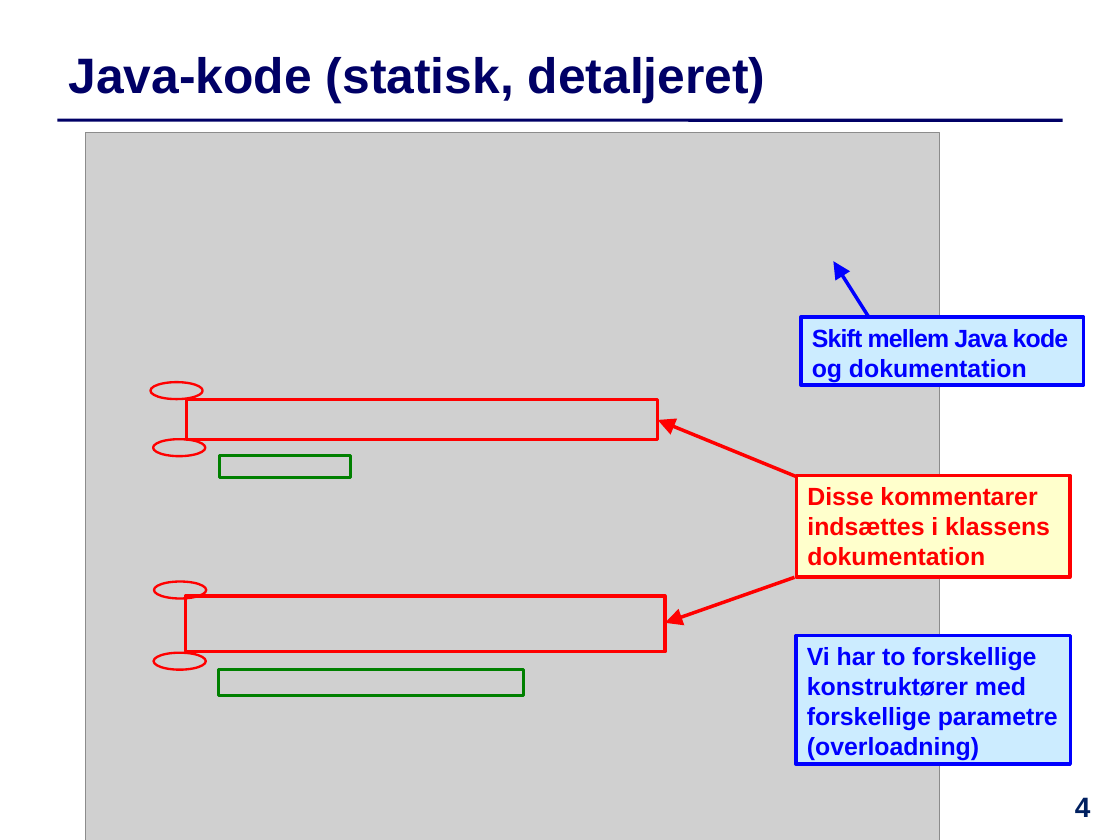
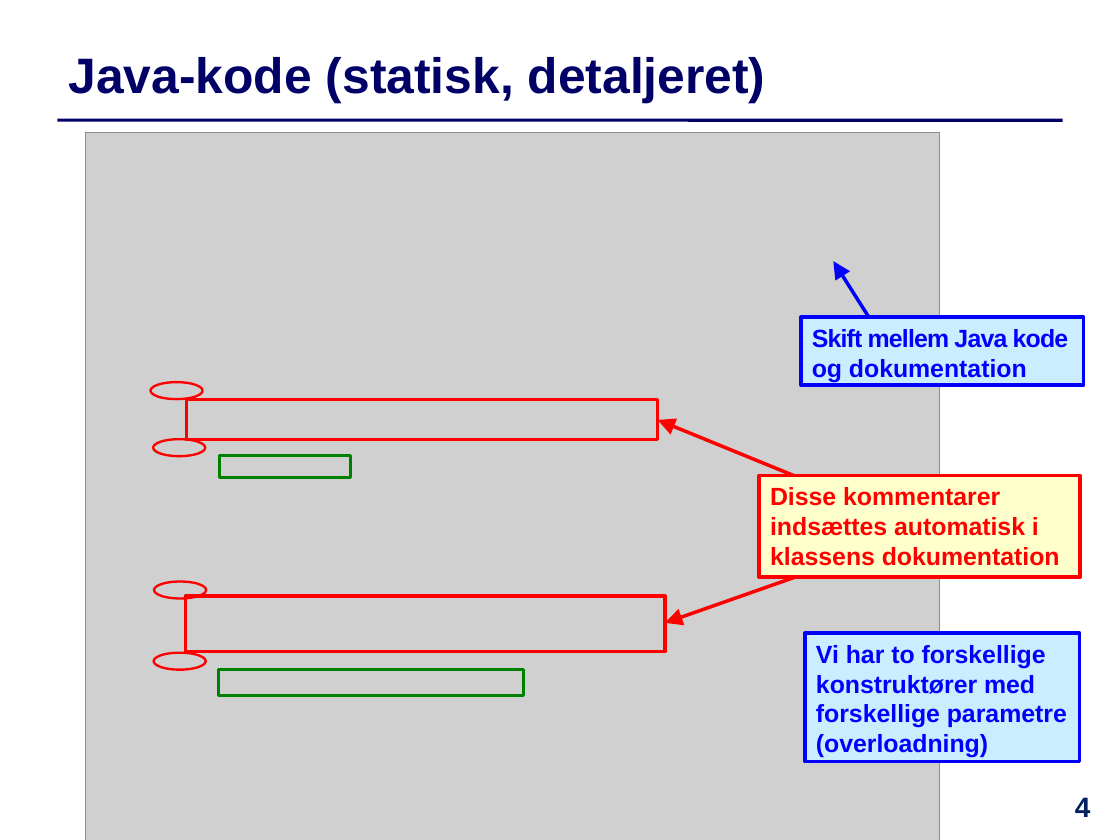
Before and after one commit to IntProgAU/Materiale, a slide deck: slide 4 of web/e21/uge_2b/Slides-Uge2-Torsdag.pptx. Drawn at 1120x840 pixels with LibreOffice and Linux fonts; fonts in the diff are those of the drawing; grey boxes stand for pictures. Boxes give left, top, right and bottom in pixels: in the first picture for what was removed or moved away, otherwise in the second. Text is boxed around its words. In the diff, an @@ line names an element or a change of style, - is before the commit and + after.

```diff
--- a/web/e21/uge_2b/Slides-Uge2-Torsdag.pptx
+++ b/web/e21/uge_2b/Slides-Uge2-Torsdag.pptx
@@ rectangle "Disse kommentarer indsættes automatisk i ...": place and size @@
-rectangle "Disse kommentarer indsættes automatisk i ..." at bbox=[796, 476, 1070, 578]
+rectangle "Disse kommentarer indsættes automatisk i ..." at bbox=[759, 476, 1081, 578]
@@ text in rectangle at bbox=[770, 487, 1060, 566]: text changed @@
-Disse kommentarer indsættes i klassens dokumentation
+Disse kommentarer indsættes automatisk i klassens dokumentation
@@ rectangle "Vi har to forskellige konstruktører ...": place and size @@
-rectangle "Vi har to forskellige konstruktører ..." at bbox=[796, 635, 1071, 764]
+rectangle "Vi har to forskellige konstruktører ..." at bbox=[805, 633, 1080, 762]
```
Also in this commit, not shown: 3 other slides changed, 5 other files.
